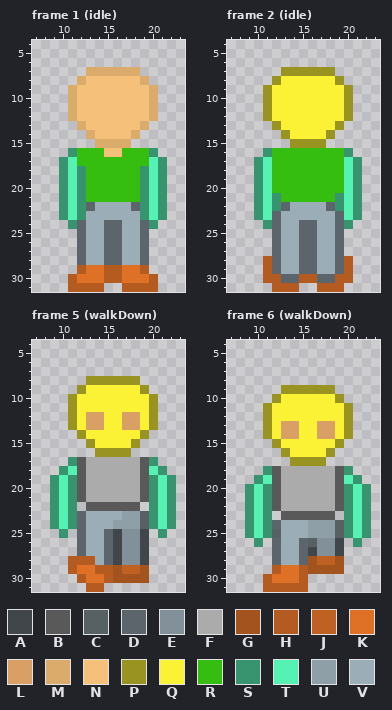
Two states of a pixel-art file, mob/npcSprites/medium.aseprite. That is the earlier state.
32x32 pixels, 24 frames. Colours within 5 levels of each other are drawn and written as one. Shown: frame 1 (idle): x 7..23, y 4..31; frame 2 (idle): x 7..23, y 4..31; frame 5 (walkDown): x 7..23, y 4..31; frame 6 (walkDown): x 7..23, y 4..31. The commit also changed other frames, which this record leaves out.
Palette (. is transparent): A #40464a  B #595959  C #576063  D #5b656b  E #829199  F #ababab  G #a3531d  H #b35b20  J #bf6122  K #df7126  L #d9a066  M #dbab6b  N #f5c07a  P #999322  Q #fbf236  R #35bd0f  S #37946e  T #56f2b3  U #8f9fa8  V #9badb7
Pixels before, frame 1 (idle), first column x 10:
 7 ...MMMMMM...
 8 ..MNNNNNNM..
 9 .MNNNNNNNNM.
10 .MNNNNNNNNM.
11 .MNNNNNNNNM.
12 .MNNNNNNNNM.
13 ..MNNNNNNM..
14 ...MNNNNM...
15 ....MMMM....
16 .SRRRNNRRRS.
17 STRRRRRRRRTS
18 STSRRRRRRSTS
19 STSRRRRRRSTS
20 STSRRRRRRSTS
21 STSRRRRRRSTS
22 STSDVVVVDSTS
23 STSVVVVVVSTS
24 .SDVVDDVVDS.
25 ..DVVDDVVD..
26 ..DVVDDVVD..
27 ..DVVDDVVD..
28 ..DVVDDVVD..
29 ..HKKHHKKH..
30 .HKKKHHKKKH.
31 .HHHH..HHHH.
Pixels before, frame 2 (idle), first column x 10:
 7 ...PPPPPP...
 8 ..PQQQQQQP..
 9 .PQQQQQQQQP.
10 .PQQQQQQQQP.
11 .PQQQQQQQQP.
12 .PQQQQQQQQP.
13 ..PQQQQQQP..
14 ...PQQQQP...
15 ....PPPP....
16 .SRRRRRRRRS.
17 STRRRRRRRRTS
18 STRRRRRRRRTS
19 STRRRRRRRRTS
20 STRRRRRRRRTS
21 STSRRRRRRSTS
22 STSDVVVVDSTS
23 STDVVVVVVDTS
24 .SDVVDDVVDS.
25 ..DVVDDVVD..
26 ..DVVDDVVD..
27 ..DVVDDVVD..
28 .HDVVDDVVDH.
29 .HDVVDDVVDH.
30 .HHDDHHDDHH.
31 ..HHH..HHH..
Pixels before, frame 5 (walkDown), first column x 9:
 8 ....PPPPPP....
 9 ...PQQQQQQP...
10 ..PQQQQQQQQP..
11 ..PQQQQQQQQP..
12 ..PQLLQQLLQP..
13 ..PQLLQQLLQP..
14 ...PQQQQQQP...
15 ....PQQQQP....
16 .....PPPP.....
17 ..SBFFFFFFBS..
18 .STBFFFFFFBTS.
19 STSBFFFFFFBSTS
20 STSBFFFFFFBSTS
21 STSBFFFFFFBSTS
22 STS.BBBBBB.STS
23 STSDVVVVUUCSTS
24 STSDVVVUUUCSTS
25 .S.DVVDAEEA.S.
26 ...DVVDAEEA...
27 ...DVVDAEEA...
28 ..HHHVDAEEA...
29 ..HKKHHGJJG...
30 ...HKKHGGGG...
31 ....HH........
Pixels before, frame 6 (walkDown), first column x 9:
 9 ....PPPPPP....
10 ...PQQQQQQP...
11 ..PQQQQQQQQP..
12 ..PQQQQQQQQP..
13 ..PQLLQQLLQP..
14 ..PQLLQQLLQP..
15 ...PQQQQQQP...
16 ....PQQQQP....
17 .....PPPP.....
18 ..SBFFFFFFBS..
19 .STBFFFFFFBTS.
20 STSBFFFFFFBSTS
21 STSBFFFFFFBSTS
22 STSBFFFFFFBSTS
23 STS.BBBBBB.STS
24 STSDVVVUUUCSTS
25 STSCVVVUUUCSTS
26 .S.DVVDCEEA.S.
27 ...DVVDAEEA...
28 ...DVVDGJJG...
29 ...HKKHGGGG...
30 ..HKKKH.......
31 ..HHHHH.......
Now the later version:
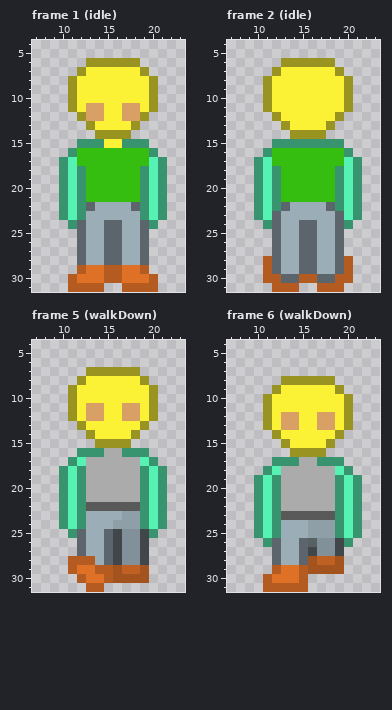
Edits made:
Changed rows in their new state; - is an unchanged pixel.
Frame 1 (idle):
first column x 11:
 6 --PPPPPP--
 7 -PQQQQQQP-
 8 PQQQQQQQQP
 9 PQQQQQQQQP
10 PQQQQQQQQP
11 PQLLQQLLQP
12 .PLLQQLLP.
13 -.PQQQQP.-
14 --.PPPP.--
15 -SSSQQSSS-
16 ----RR----
Frame 2 (idle):
first column x 11:
 6 --PPPPPP--
 7 -PQQQQQQP-
 8 PQ------QP
first column x 11:
12 .P------P.
13 -.P----P.-
14 --.PPPP.--
15 -SSSSSSSS-
18 -S------S-
19 -S------S-
20 -S------S-
Frame 5 (walkDown):
first column x 9:
 7 ----PPPPPP----
 8 ---PQQQQQQP---
 9 --PQ------QP--
11 ----LL--LL----
13 --.PQQ--QQP.--
14 ---.P----P.---
15 ----.PPPP.----
16 ---SSSFFSSS---
17 ---T------T---
18 ---S------S---
19 .STS------STS.
20 .STS------STS.
21 .STS------STS.
22 .STS------STS.
23 .STS------STS.
24 .STS------STS.
25 -.S--------S.-
Frame 6 (walkDown):
first column x 9:
 8 ----PPPPPP----
 9 ---PQQQQQQP---
10 --PQ------QP--
12 ----LL--LL----
14 --.PQQ--QQP.--
15 ---.P----P.---
16 ----.PPPP.----
17 ---SSSFFSSS---
18 ---T------T---
19 ---S------S---
20 .STS------STS.
21 .STS------STS.
22 .STS------STS.
23 .STS------STS.
24 .STS------STS.
25 .STS------STS.
26 -.S--------S.-
Changed places in both pictures, as pixel boxes (x1, y1, x2, y2):
changed: (68, 58, 158, 157)
changed: (263, 58, 353, 193)
changed: (50, 367, 176, 538)
changed: (245, 376, 371, 547)
